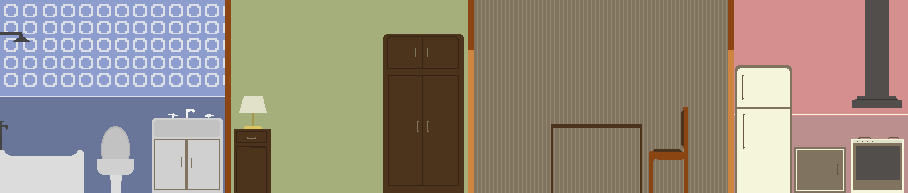
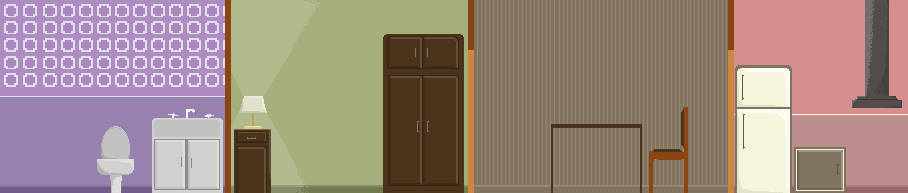
Two versions of the same layered image (908 × 193). Layer-by-layer changes:
added layer "Capa 9" (14%) above "Capa 8" over 237, 133, 265, 193
added layer "Capa 8" (14%) above "Capa 12" over 238, 132, 266, 193
added layer "Capa 12" (7%) above "Capa 7" over 231, 0, 320, 193
added layer "Capa 7" above "Capa 6" over 231, 0, 320, 193
hid "bañera" over 0, 32, 84, 193
painted on "mueble" over 154, 139, 220, 190
added layer "Capa 20" (14%) above "Capa 19" over 797, 151, 842, 190
added layer "Capa 19" (24%) above "mueble_abajo" over 798, 150, 843, 189
added layer "Capa 18" (15%) above "Capa 17" over 874, 0, 902, 108
added layer "Capa 17" (18%) above "extractor" over 852, 0, 874, 106
hid "cocina" over 851, 137, 904, 193
added layer "Capa 16" (8%) above "Capa 15" over 737, 78, 783, 193
added layer "Capa 15" (61%) above "heladera" over 737, 68, 790, 193
painted on "mueblecito" over 236, 146, 267, 193
added layer "Capa 14" (17%) above "Capa 13" over 388, 38, 586, 185
added layer "Capa 13" (13%) above "ropero" over 390, 37, 458, 184
added layer "Forma 2 copia" (17%) above "Forma 2" over 0, 185, 908, 187
added layer "Forma 2" above "Forma 2 copia 2" over 0, 185, 225, 193
added layer "Forma 2 copia 2" above "Forma 2 copia 3" over 231, 185, 468, 193
added layer "Forma 2 copia 3" above "Forma 2 copia 4" over 474, 185, 728, 193
moved "kitchen_bg" above "bath_bg" over 734, 0, 908, 193
moved "bath_bg" above "Forma 1", painted on it over 0, 0, 225, 193
added layer "Forma 1" above "room_bg" over 0, 0, 225, 94
painted on "background" over 474, 92, 728, 193
…and 14 more changes (12 added, 2 stack)
